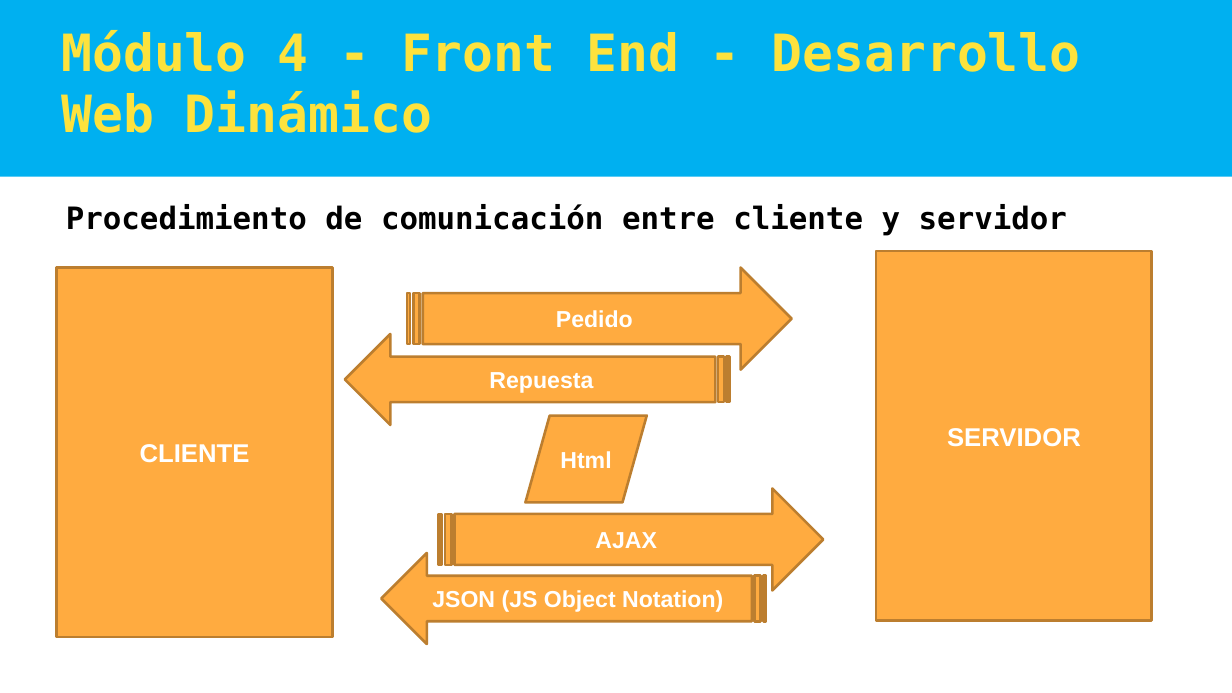
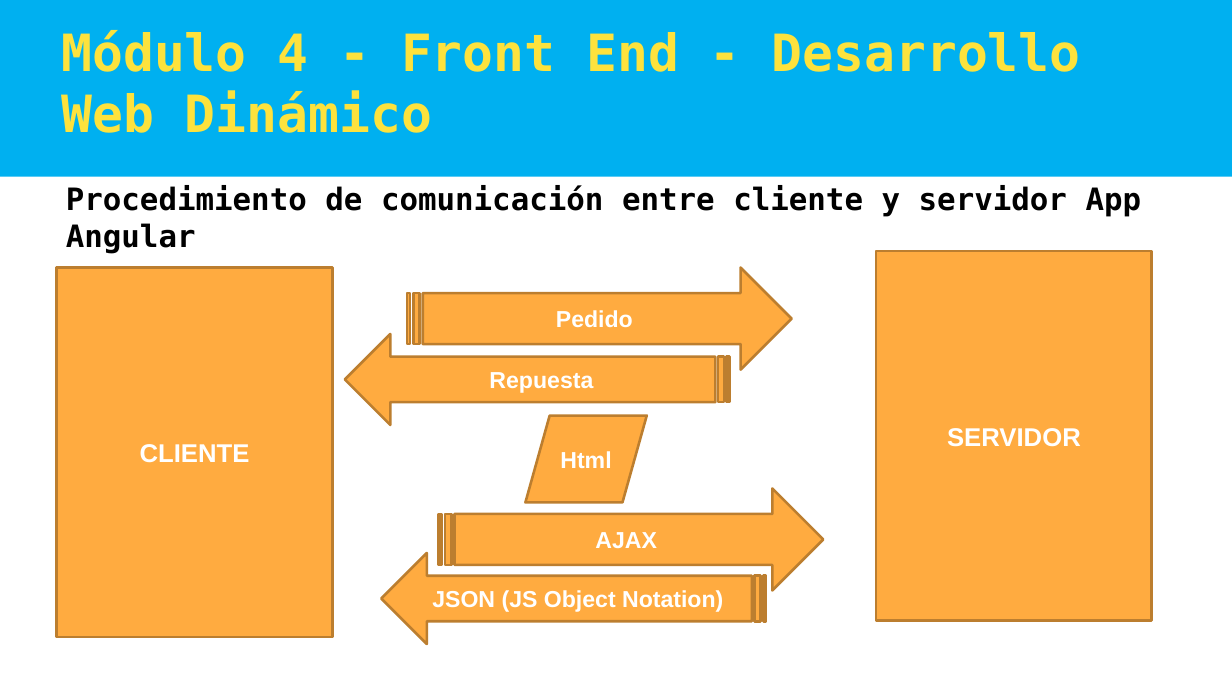
Before and after one commit to LoreLor/Angular, a slide deck: slide 34 of Argentina Programa - MC - Modulo 4 Angular - V2 - Cesar.pptx. Drawn at 1232x693 pixels with LibreOffice and Linux fonts; fonts in the diff are those of the drawing. Boxes give left, top, right and bottom in pixels: in the first picture for what was removed or moved away, otherwise in the second. Text is boxed around its words. In the diff, an @@ line names an element or a change of style, - is before the commit and + after.

```diff
--- a/Argentina Programa - MC - Modulo 4 Angular - V2 - Cesar.pptx
+++ b/Argentina Programa - MC - Modulo 4 Angular - V2 - Cesar.pptx
@@ text at bbox=[66, 185, 1142, 254]: text changed @@
-Procedimiento de comunicación entre cliente y servidor
+Procedimiento de comunicación entre cliente y servidor App Angular
```
Also in this commit, not shown: 2 other slides changed, 1 other file.
